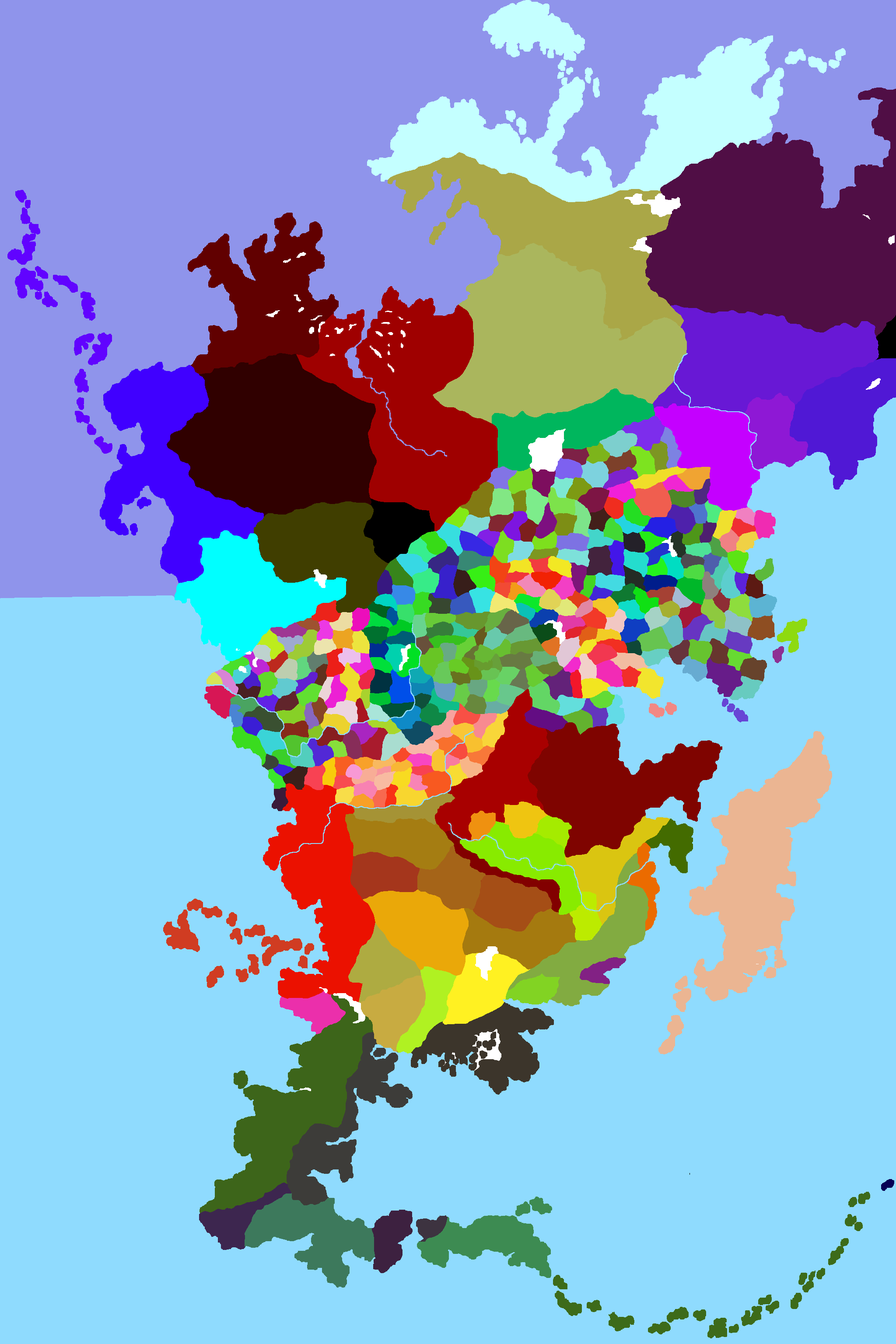
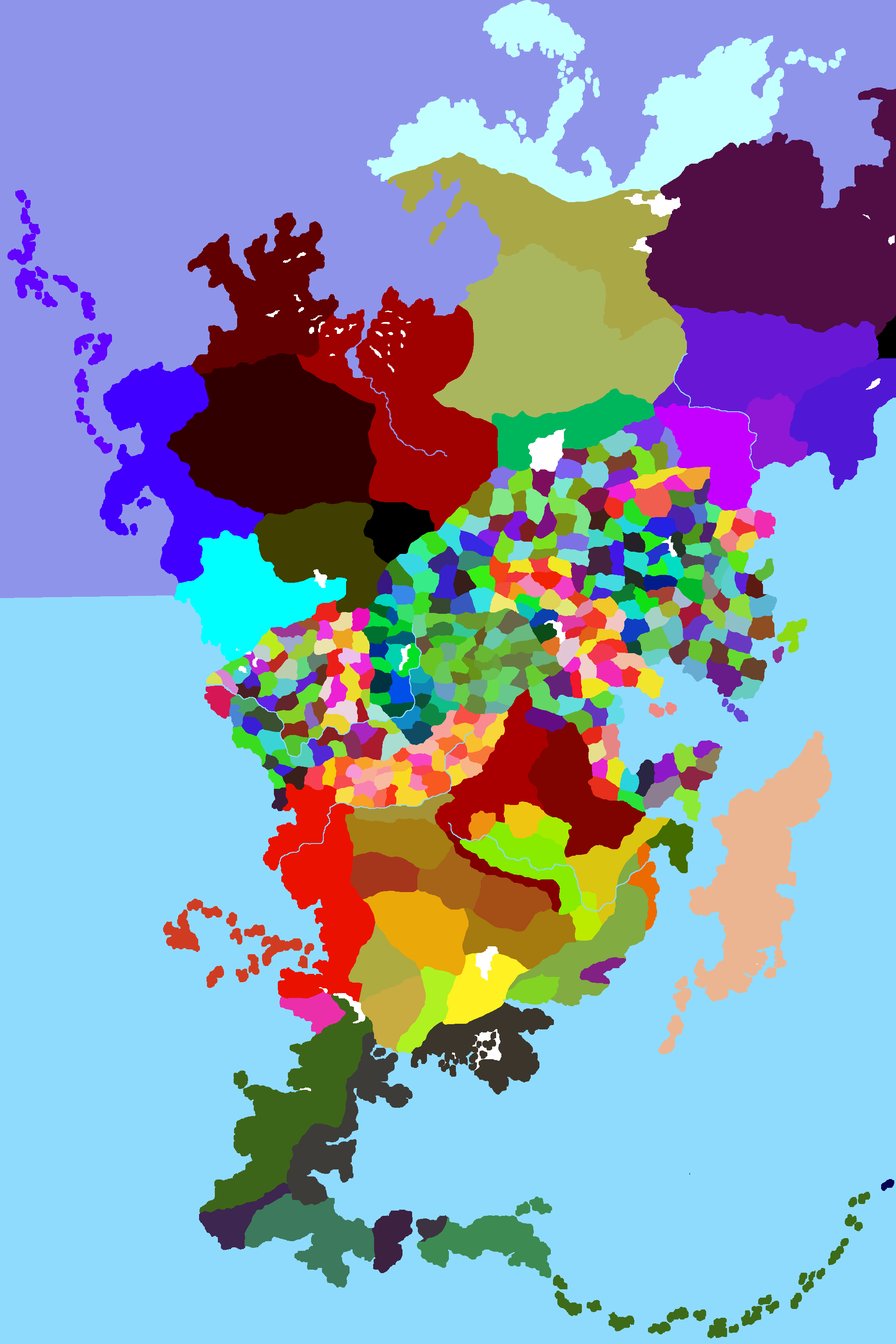
Comparing the layer stacks of the two 896×1344 images. Changes:
painted on "Ebene 0" over [580, 723, 723, 822]
painted on "Ebene 1" over [580, 725, 720, 822]
